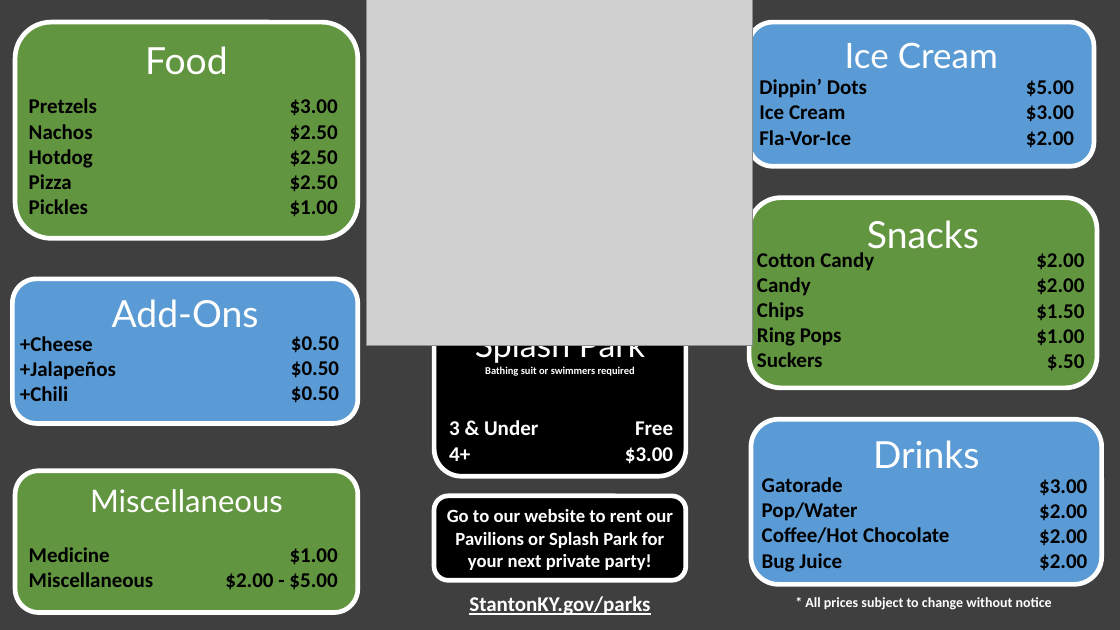
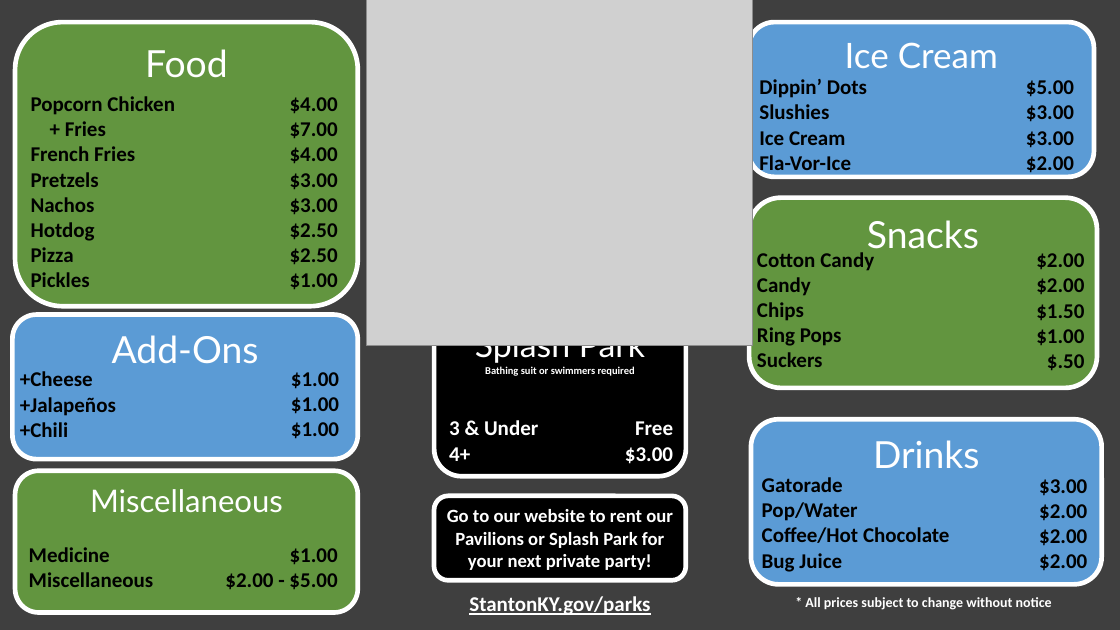
Before and after one commit to CityOfStanton/Kiosk-Client-Content, a slide deck: slide 1 of Assets/Menu/RegularMenu/Menu.pptx. Drawn at 1120x630 pixels with LibreOffice and Linux fonts; fonts in the diff are those of the drawing; grey boxes stand for pictures. Boxes give left, top, right and bottom in pixels: in the first picture for what was removed or moved away, otherwise in the second. Text is boxed around its words. In the diff, an @@ line names an element or a change of style, - is before the commit and + after.

```diff
--- a/Assets/Menu/RegularMenu/Menu.pptx
+++ b/Assets/Menu/RegularMenu/Menu.pptx
@@ rounded rectangle "Food": place and size @@
-rounded rectangle "Food" at (15,22,358,238)
+rounded rectangle "Food" at (15,22,358,306)
@@ rounded rectangle "Ice Cream": place and size @@
-rounded rectangle "Ice Cream" at (749,22,1094,166)
+rounded rectangle "Ice Cream" at (749,22,1094,176)
@@ text at (31,96,175,161): paragraphs added @@
+Popcorn Chicken
++ Fries
+French Fries
@@ text at (290,97,338,189): paragraphs added @@
+$4.00
+$7.00
+$4.00
+$3.00
@@ text at (759,104,829,119): paragraph added @@
+Slushies
@@ text at (1026,131,1074,148): paragraph added @@
+$3.00
@@ text at (290,175,338,191): paragraph removed @@
-$2.50
@@ rounded rectangle "Add-Ons": place and size @@
-rounded rectangle "Add-Ons" at (12,279,358,423)
+rounded rectangle "Add-Ons" at (12,315,358,459)
@@ text "+Cheese": place and size @@
-text "+Cheese" at (20,336,116,401)
+text "+Cheese" at (20,371,116,437)
@@ text at (291,372,339,439): text changed @@
-$0.50
-$0.50
-$0.50
+$1.00
+$1.00
+$1.00
```
Also in this commit, not shown: 6 other files.
